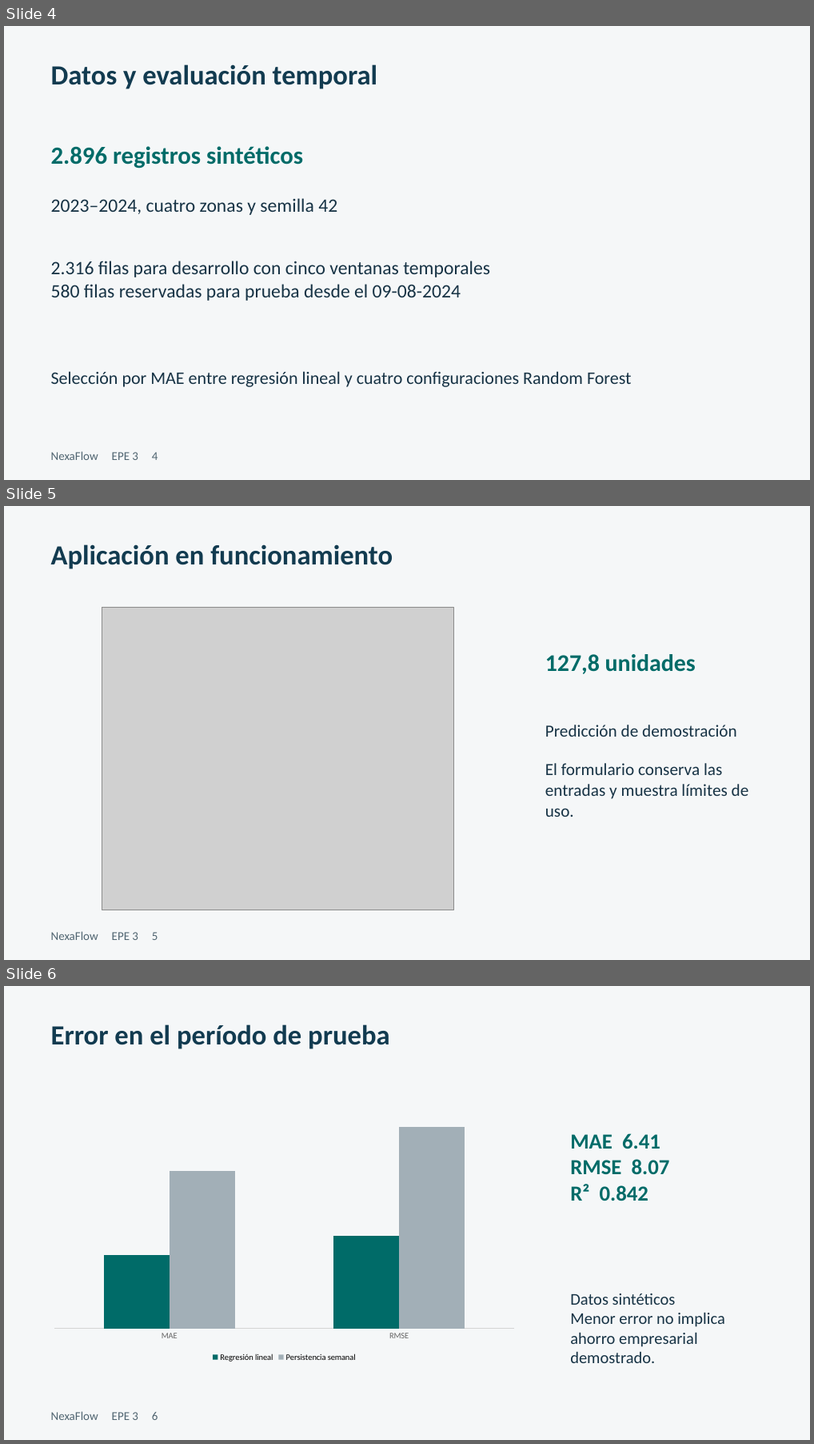
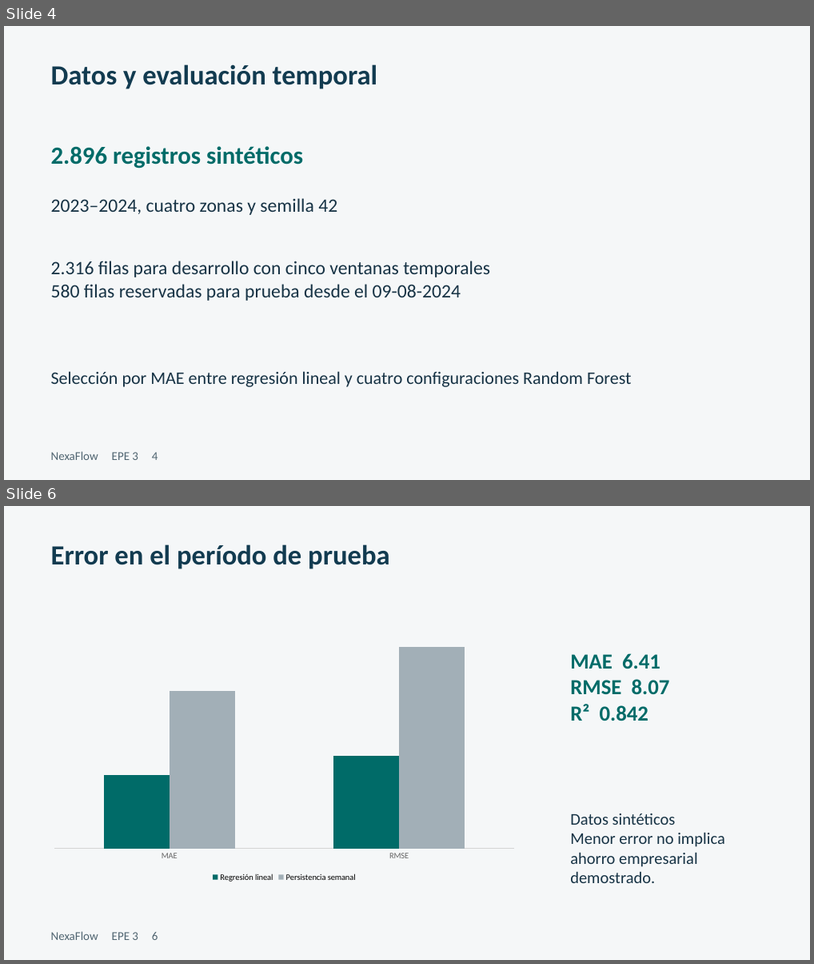
Before and after one commit to RenatoLV/EPE3-IPCHILE-ING, a slide deck: entregables/Presentacion_EPE3.pptx. Shown one above the other, each under a label of ours: slides 4, 5 and 6 before the commit, slides 4 and 6 after it; the slides between them are not shown. The pictures are 814x1444 and 814x964 pixels, drawn with LibreOffice and Linux fonts; fonts in the diff are those of the drawing; grey boxes stand for pictures. Boxes give left, top, right and bottom in pixels: in the first picture for what was removed or moved away, otherwise in the second. Text is boxed around its words. In the diff, an @@ line names an element or a change of style, - is before the commit and + after.

```diff
--- a/entregables/Presentacion_EPE3.pptx
+++ b/entregables/Presentacion_EPE3.pptx
@@ slide 5 removed at bbox=[4, 506, 810, 960], background #F5F7F8 @@
@@ text removed at bbox=[51, 544, 393, 569] @@
-Aplicación en funcionamiento
@@ picture removed at bbox=[102, 607, 454, 909] @@
@@ text removed at bbox=[546, 654, 696, 674] @@
-127,8 unidades
@@ text removed at bbox=[546, 724, 750, 816] @@
-Predicción de demostración
-El formulario conserva las entradas y muestra límites de uso.
@@ text removed at bbox=[51, 931, 158, 940] @@
-NexaFlow EPE 3 5
```
Also in this commit, not shown: 3 slides changed, 2 slides added, 15 other files.
